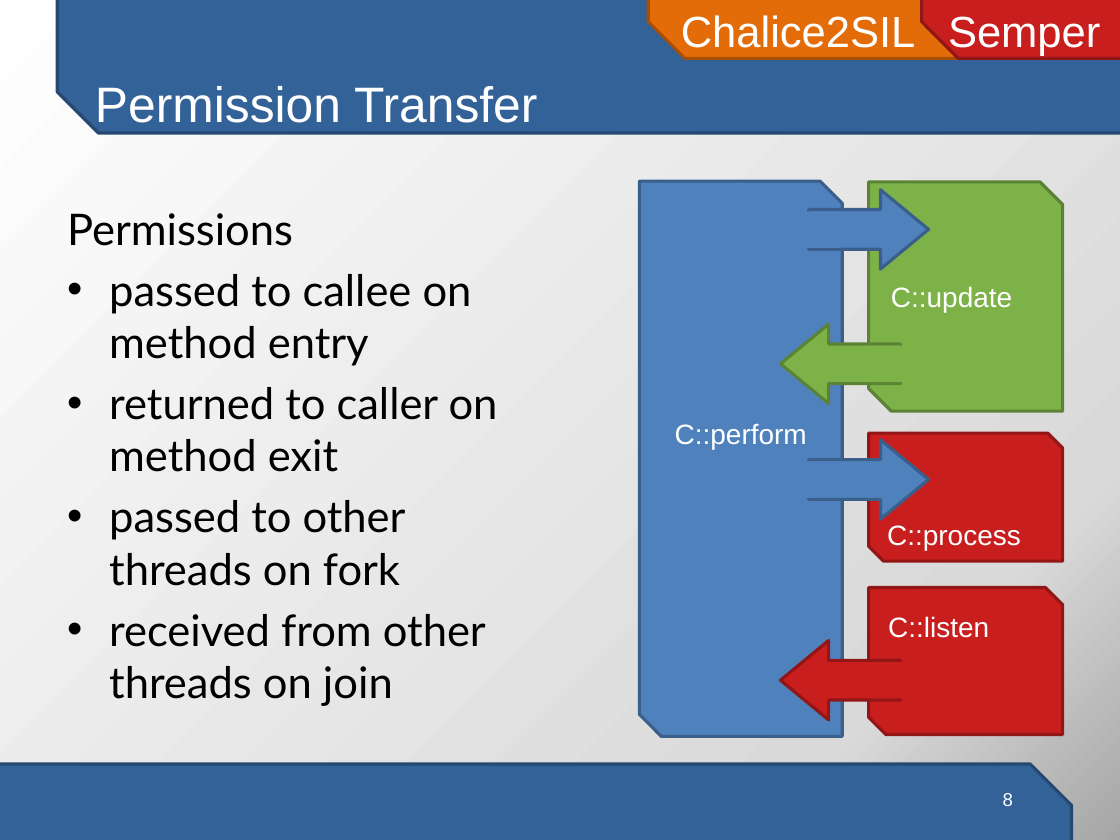
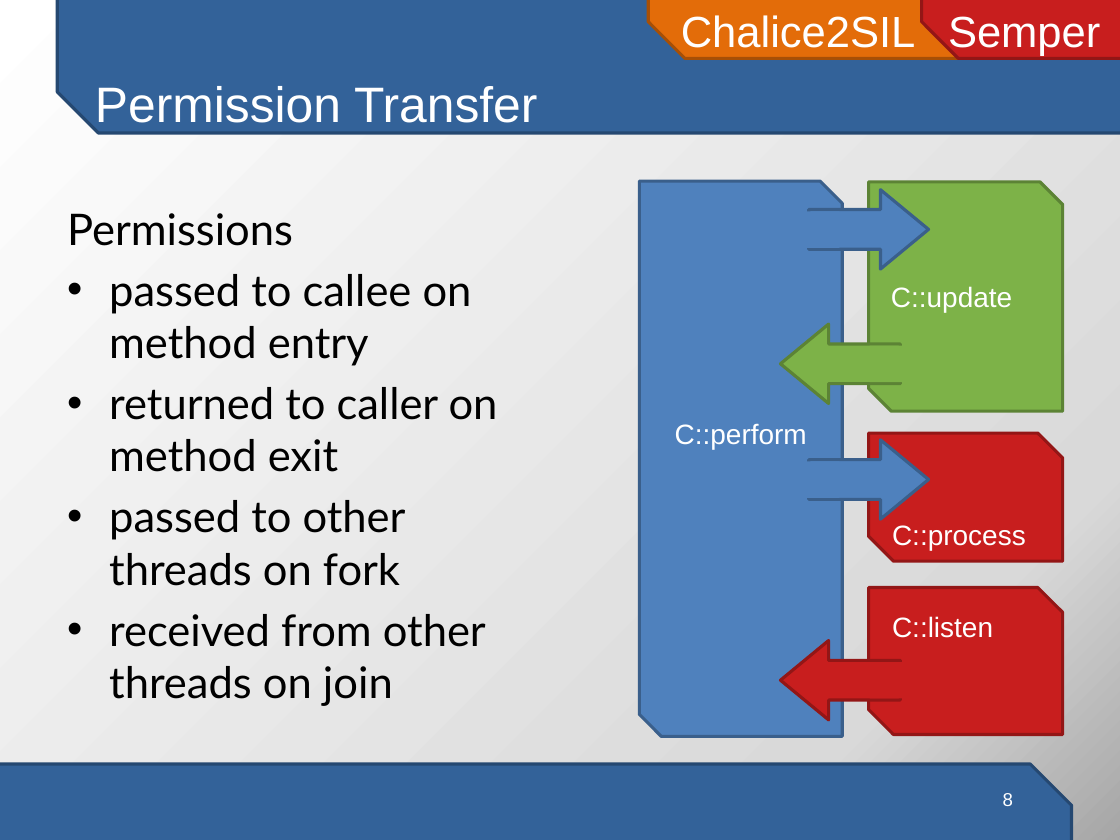
Before and after one commit to viperproject/chalice2silver, a slide deck: slide 8 of chalice2sil/doc/presentation/chalice2sil-presentation.pptx. Drawn at 1120x840 pixels with LibreOffice and Linux fonts; fonts in the diff are those of the drawing. Boxes give left, top, right and bottom in pixels: in the first picture for what was removed or moved away, otherwise in the second. Text is boxed around its words. In the diff, an @@ line names an element or a change of style, - is before the commit and + after.

```diff
--- a/chalice2sil/doc/presentation/chalice2sil-presentation.pptx
+++ b/chalice2sil/doc/presentation/chalice2sil-presentation.pptx
@@ snip diag rect "C::process" at <box>869,433,1063,561</box>: proportions changed @@
@@ snip diag rect "C::listen" at <box>869,588,1063,735</box>: proportions changed @@
```
Also in this commit, not shown: 2 other slides changed, 2 slides added, 1 slide removed.
